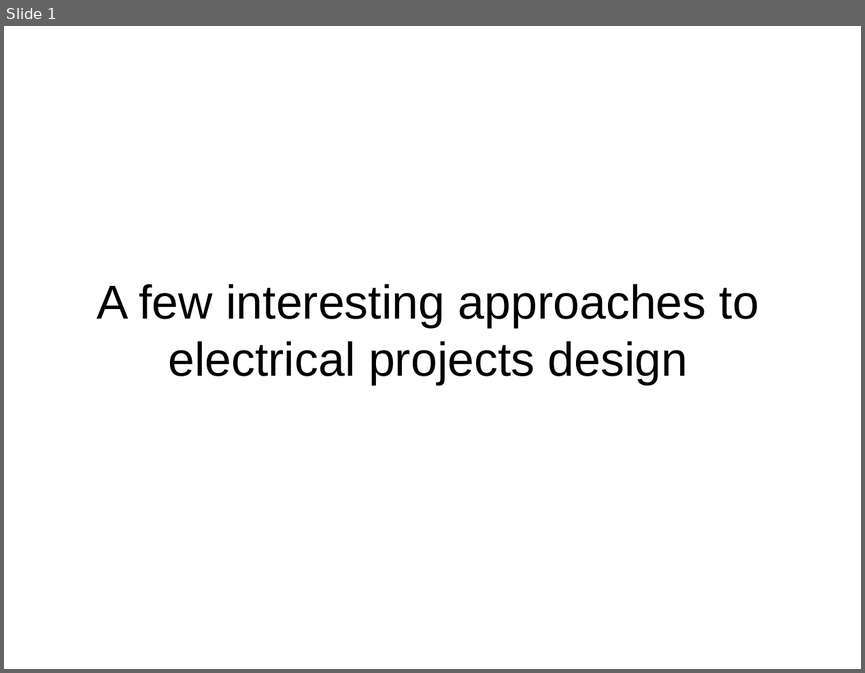
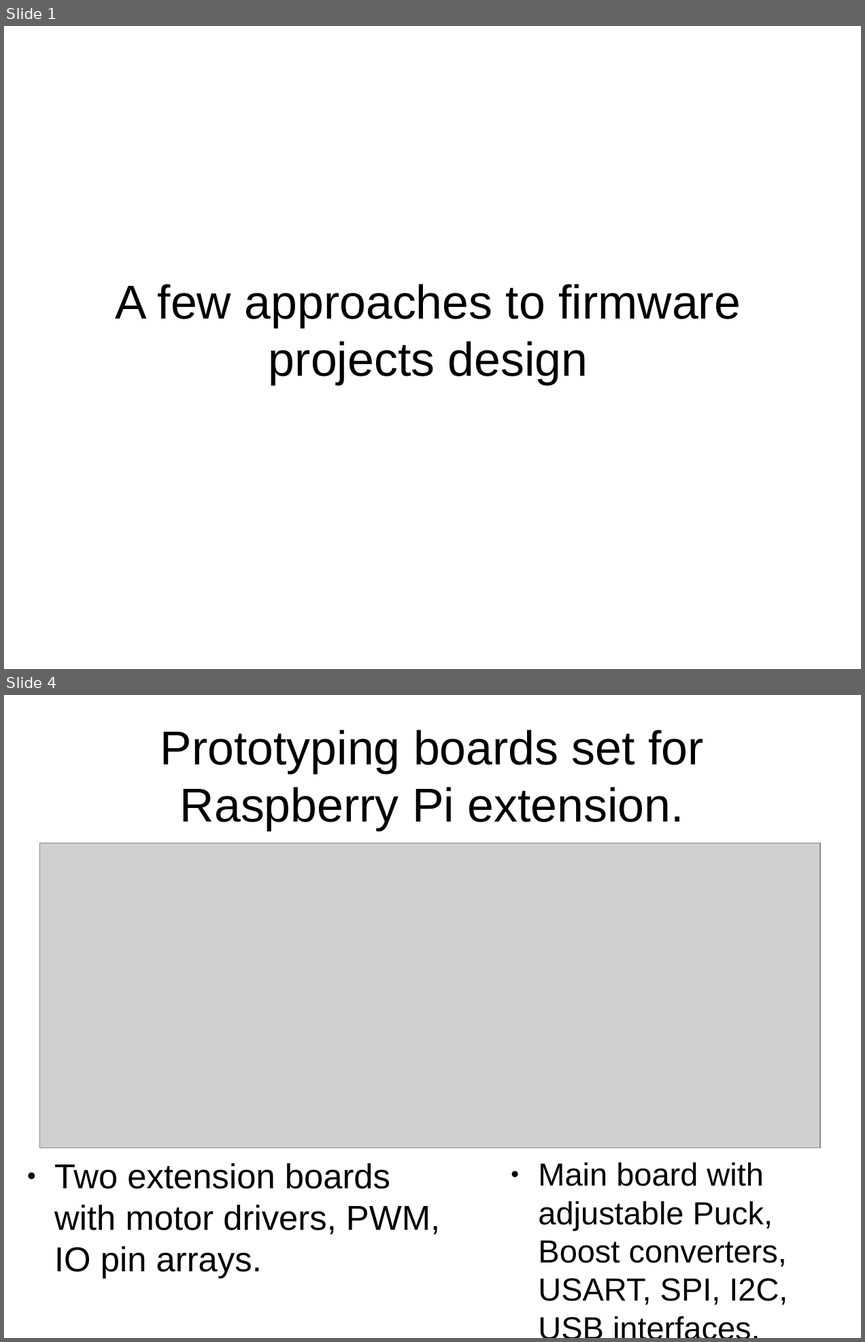
Before and after one commit to z80/mapper, a slide deck: docs/pres/pres.odp. Shown one above the other, each under a label of ours: slide 1 before the commit, slides 1 and 4 after it; the slides between them are not shown. The pictures are 865x673 and 865x1342 pixels, drawn with LibreOffice and Linux fonts; fonts in the diff are those of the drawing; grey boxes stand for pictures. Boxes give left, top, right and bottom in pixels: in the first picture for what was removed or moved away, otherwise in the second. Text is boxed around its words. In the diff, an @@ line names an element or a change of style, - is before the commit and + after.

```diff
--- a/docs/pres/pres.odp
+++ b/docs/pres/pres.odp
@@ slide 4 added at (4, 695, 861, 1338), background #FFFFFF @@
@@ title added at (160, 730, 703, 830), 44 pt, text #000000 @@
+Prototyping boards set for Raspberry Pi extension.
@@ picture added at (40, 843, 821, 1147) @@
@@ text added at (54, 1163, 440, 1278), 32 pt, text #000000 @@
+● Two extension boards with motor drivers, PWM, IO pin arrays.
@@ text added at (538, 1162, 787, 1304), 29.6 pt, text #000000 @@
+● Main board with adjustable Puck, Boost converters, USART, SPI, I2C, USB interfaces.
@@ slide 1 changed as well @@
@@ title at (116, 284, 740, 384): text changed @@
-A few interesting approaches to electrical projects design
+A few approaches to firmware projects design
```
Also in this commit, not shown: 1 other slide changed, 10 other slides added, 4 other files.
